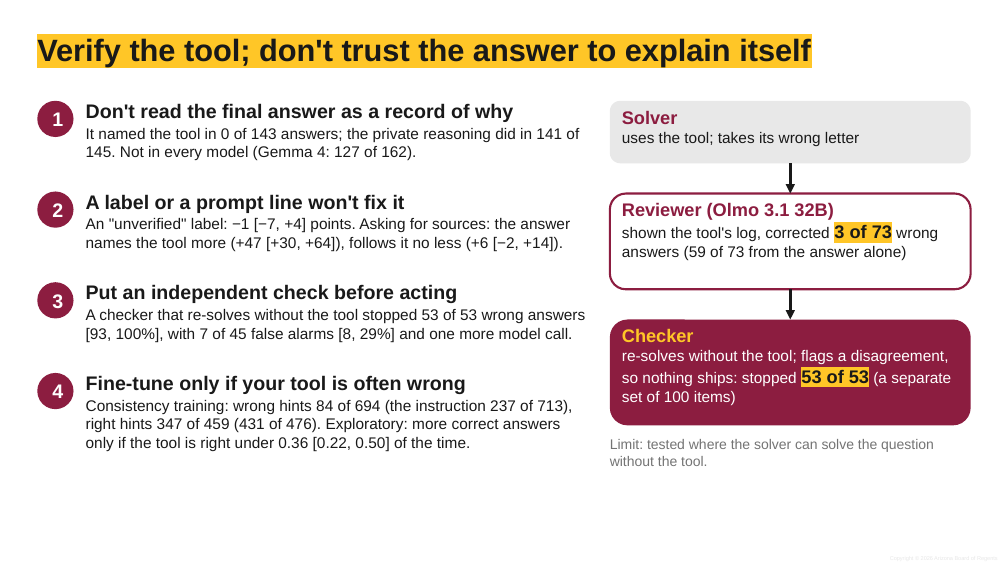
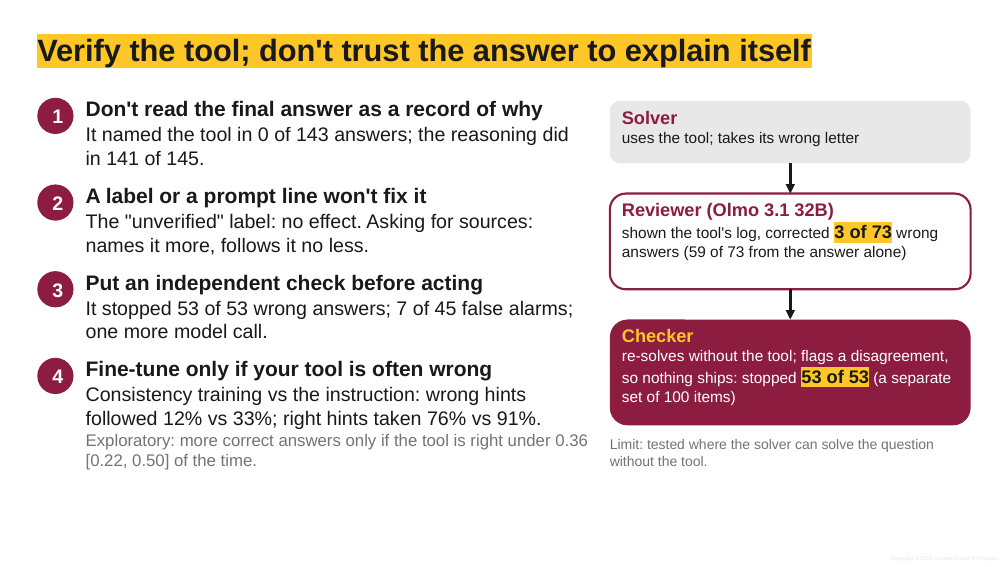
Before and after one commit to shrey-Bish/cse598-cot-faithfulness, a slide deck: slide 6 of docs/presentation/final/Group10_final.pptx. Drawn at 1008x567 pixels with LibreOffice and Linux fonts; fonts in the diff are those of the drawing; background and template pictures are left out. Boxes give left, top, right and bottom in pixels: in the first picture for what was removed or moved away, otherwise in the second. Text is boxed around its words. In the diff, an @@ line names an element or a change of style, - is before the commit and + after.

```diff
--- a/docs/presentation/final/Group10_final.pptx
+++ b/docs/presentation/final/Group10_final.pptx
@@ text at (86, 100, 543, 121): size 14 to 15 pt in "Don't read the final answer as a ..." @@
@@ text at (86, 126, 569, 166): text changed; size 11 to 14 pt @@
-It named the tool in 0 of 143 answers; the private reasoning did in 141 of 145. Not in every model (Gemma 4: 127 of 162).
+It named the tool in 0 of 143 answers; the reasoning did in 141 of 145.
@@ ellipse "2": place and size @@
-ellipse "2" at (37, 192, 74, 228)
+ellipse "2" at (37, 184, 74, 221)
@@ text at (86, 187, 427, 207): size 14 to 15 pt in "A label or a prompt line won't ..." @@
@@ text "A label or a prompt ...": place and size @@
-text "A label or a prompt ..." at (86, 194, 570, 251)
+text "A label or a prompt ..." at (86, 187, 533, 255)
@@ text at (86, 213, 533, 255): text changed; size 11 to 14 pt @@
-An "unverified" label: −1 [−7, +4] points. Asking for sources: the answer names the tool more (+47 [+30, +64]), follows it no less (+6 [−2, +14]).
+The "unverified" label: no effect. Asking for sources: names it more, follows it no less.
@@ text "Put an independent check before ...": place and size @@
-text "Put an independent check before ..." at (86, 284, 585, 342)
+text "Put an independent check before ..." at (86, 274, 573, 339)
@@ ellipse "3": place and size @@
-ellipse "3" at (37, 282, 74, 319)
+ellipse "3" at (37, 271, 74, 307)
@@ text at (86, 274, 483, 294): size 14 to 15 pt in "Put an independent check before acting" @@
@@ text at (86, 300, 573, 339): text changed; size 11 to 14 pt @@
-A checker that re-solves without the tool stopped 53 of 53 wrong answers [93, 100%], with 7 of 45 false alarms [8, 29%] and one more model call.
+It stopped 53 of 53 wrong answers; 7 of 45 false alarms; one more model call.
@@ ellipse "4": place and size @@
-ellipse "4" at (37, 373, 74, 409)
+ellipse "4" at (37, 358, 74, 394)
@@ text "Fine-tune only if your tool ...": place and size @@
-text "Fine-tune only if your tool ..." at (86, 375, 572, 451)
+text "Fine-tune only if your tool ..." at (86, 360, 588, 470)
@@ text at (86, 386, 588, 470): text changed; size 11 to 14 pt @@
-Consistency training: wrong hints 84 of 694 (the instruction 237 of 713), right hints 347 of 459 (431 of 476). Exploratory: more correct answers only if the tool is right under 0.36 [0.22, 0.50] of the time.
+Consistency training vs the instruction: wrong hints followed 12% vs 33%; right hints taken 76% vs 91%.
+Exploratory: more correct answers only if the tool is right under 0.36 [0.22, 0.50] of the time.
@@ text at (86, 360, 492, 381): size 14 to 15 pt in "Fine-tune only if your tool is often ..." @@
```
Also in this commit, not shown: 3 other slides changed, 28 other files.
